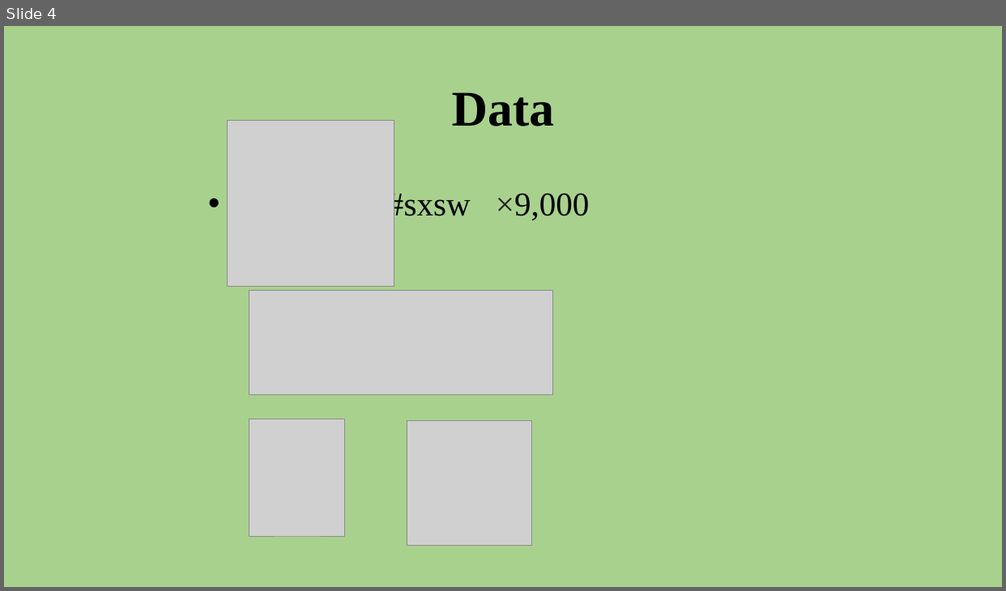
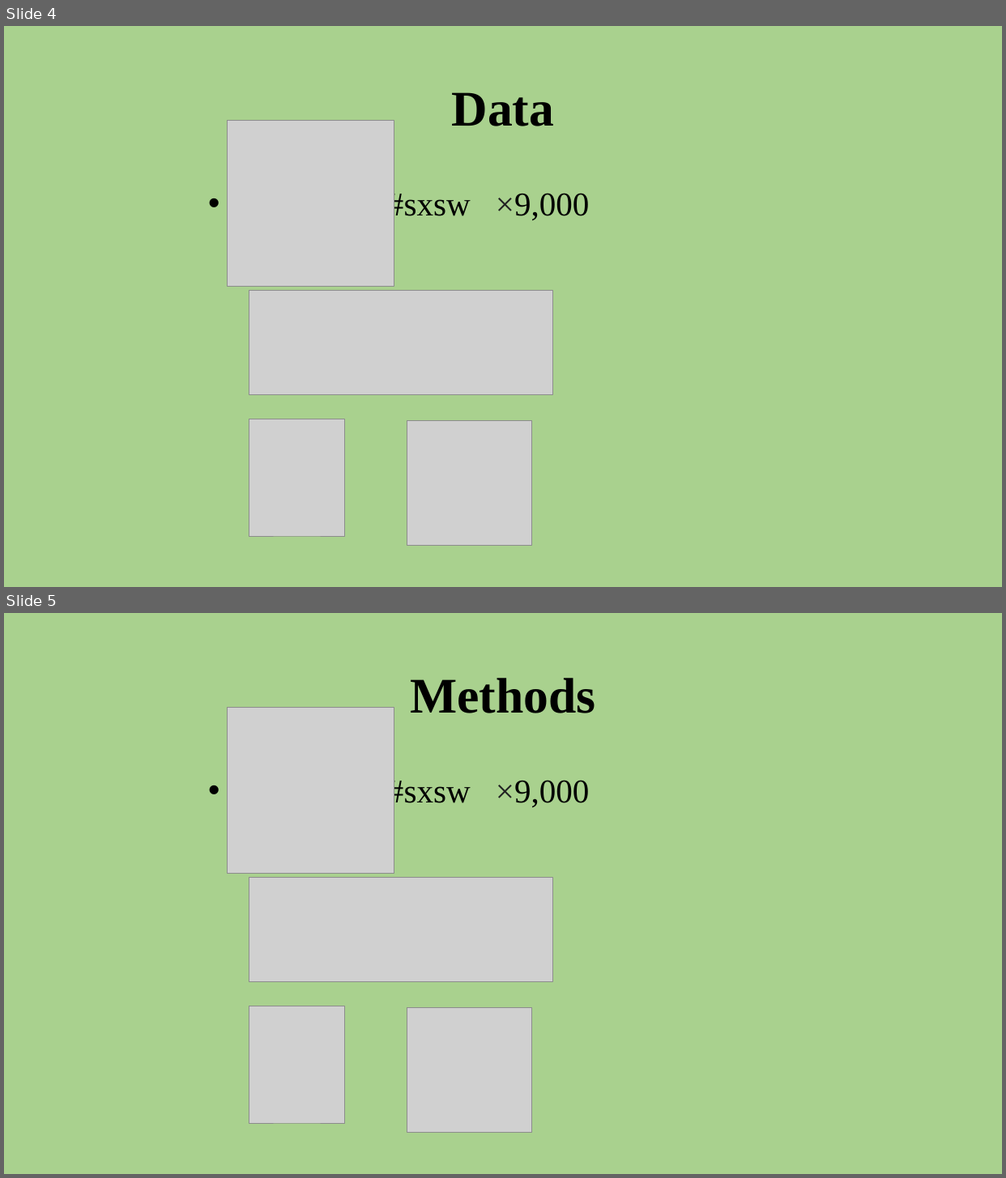
Before and after one commit to aarongalbraith/flatiron-phase4-project, a slide deck: presentation.pptx. Shown one above the other, each under a label of ours: slide 4 before the commit, slides 4 and 5 after it. The pictures are 1006x591 and 1006x1178 pixels, drawn with LibreOffice and Linux fonts; fonts in the diff are those of the drawing; grey boxes stand for pictures. Boxes give left, top, right and bottom in pixels: in the first picture for what was removed or moved away, otherwise in the second. Text is boxed around its words. In the diff, an @@ line names an element or a change of style, - is before the commit and + after.

Commit message:
grid searches

```diff
--- a/presentation.pptx
+++ b/presentation.pptx
@@ slide 5 added at bbox=[4, 613, 1002, 1174], background #A9D18E @@
@@ title added at bbox=[410, 678, 595, 713], 48 pt, text #000000, bold @@
+Methods
@@ picture added at bbox=[228, 707, 394, 874] @@
@@ text added at bbox=[387, 777, 590, 809], 32 pt, text #000000 @@
+• #sxsw ×9,000
@@ picture added at bbox=[249, 878, 553, 982] @@
@@ picture added at bbox=[249, 1007, 345, 1123] @@
@@ picture added at bbox=[407, 1007, 532, 1132] @@
```
